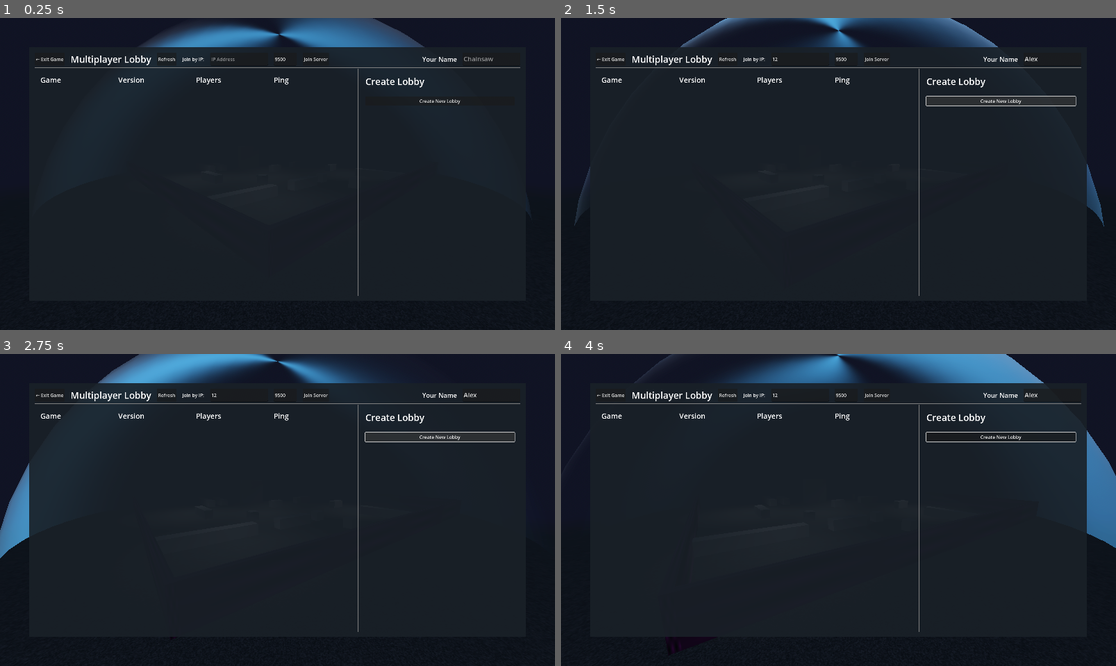
Above: before the commit, frames 1-4 (two rows, left to right).
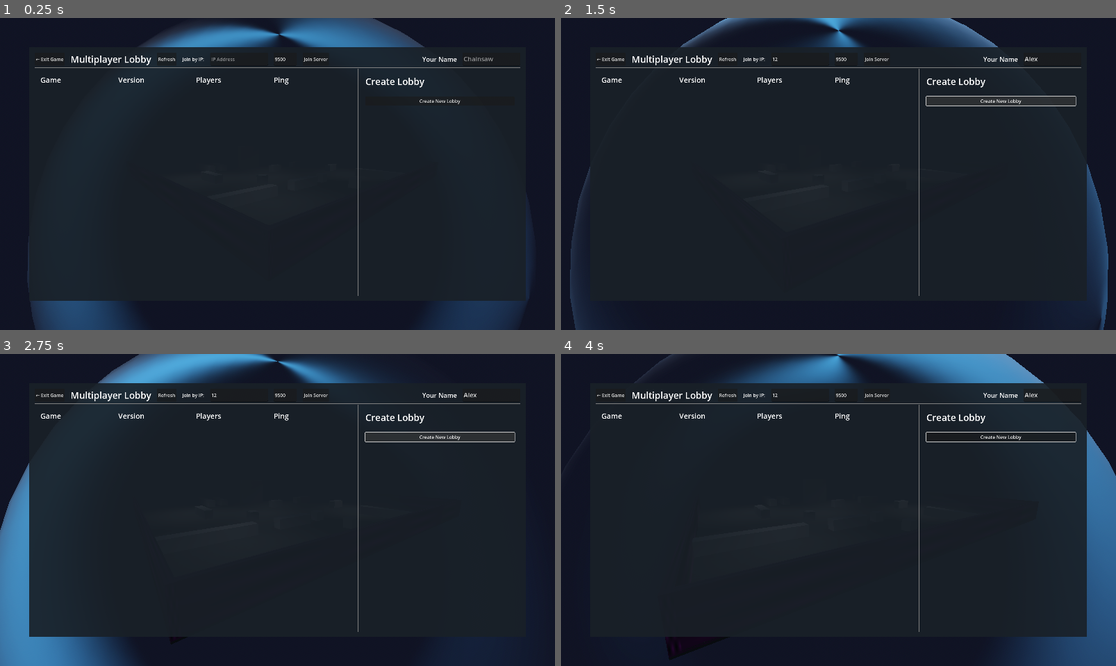
Above: after the commit, the same moments.

Repository: jamonholmgren/jammin_lobby
Game: Godot game, scene res://main.tscn
Two runs of this game, one before a commit and one after it. Both use one fixed random seed, a clock stepped at 60 frames per second and the inputs below. Sound files missing from this copy of the repository are replaced by a short silence.
Inputs (mouse positions are in pixels of both pictures, inside the frame that each line leads up to):
- Up to frame 1 (0.25 s): no input
- Up to frame 2 (1.5 s): click (799, 58) at 0.52 s; type "12" at 0.6 s; click (1054, 58) at 0.75 s; type "Alex" at 0.83 s; click "Create New Lobby" at 1.25 s
- Up to frame 3 (2.75 s): click "Create New Lobby" at 2 s
- Up to frame 4 (4 s): move the mouse to (960, 494) at 2.77 s; press the mouse at (960, 494) at 2.78 s; hold D (right) 2.78-3.53 s; move the mouse to (727, 525) at 3.52 s; release the mouse at (727, 525) at 3.53 s; hold S (back) from 3.53 s (still down); tap Shift (zoom_in) at 3.6 s

The runs differ from the first frame. In frame 1, 3.6% of the frame differs, in the area x 4-97%, y 61-100%; in frame 2, 2.4%; in frame 3, 4.8%, in the area x 0-96%, y 58-100%; in frame 4, 3.5%.

Commit message:
Tracks (WIP)

Diff:
--- a/scenes/level.tscn
+++ b/scenes/level.tscn
@@ -1,7 +1,8 @@
-[gd_scene load_steps=18 format=3 uid="uid://d3pjxi6563ipv"]
+[gd_scene load_steps=19 format=3 uid="uid://d3pjxi6563ipv"]
 
 [ext_resource type="Shader" uid="uid://sdxnw5vvlhl4" path="res://scenes/dome.gdshader" id="1_w8frs"]
 [ext_resource type="Script" uid="uid://dkgm43rno2pp2" path="res://scenes/spawn_point.gd" id="2_a7mro"]
+[ext_resource type="Script" uid="uid://b4km7cmcybydd" path="res://scenes/tracks.gd" id="2_ppgk2"]
 [ext_resource type="PackedScene" uid="uid://dokfft6qx37qt" path="res://scenes/smoke.tscn" id="2_w7c3h"]
 [ext_resource type="Script" uid="uid://ck0y2wef13yir" path="res://pathcamera.gd" id="4_mx8sn"]
 
@@ -121,9 +122,10 @@
 [node name="Obstacles" type="Node3D" parent="."]
 
 [node name="Floor" type="CSGBox3D" parent="Obstacles"]
+unique_name_in_owner = true
 transform = Transform3D(1, 0, 0, 0, 1, 0, 0, 0, 1, 0, -0.5, 0)
 use_collision = true
-size = Vector3(350, 1, 350)
+size = Vector3(200, 1, 200)
 material = SubResource("StandardMaterial3D_0tuir")
 
 [node name="Dome" type="MeshInstance3D" parent="Obstacles"]
@@ -237,6 +239,9 @@
 use_collision = true
 size = Vector3(6, 6, 48)
 material = SubResource("StandardMaterial3D_w8frs")
+
+[node name="Tracks" type="Node" parent="."]
+script = ExtResource("2_ppgk2")
 
 [node name="Tanks" type="Node3D" parent="."]
 unique_name_in_owner = true
--- a/scenes/tank.gd
+++ b/scenes/tank.gd
@@ -16,6 +16,7 @@
 @export var health: int = 50
 
 var can_fire = true
+var last_track_pos = Vector3.ZERO
 
 const MAX_STEER = 0.9
 const ENGINE_POWER = 4000
@@ -29,6 +30,16 @@
 	cam_pan.global_transform.basis = cam_global.global_transform.basis
 	rotate_toward_target(delta)
 	%EngineAudio.pitch_scale = (linear_velocity.length() / 100.0) + 0.5
+
+	# Add track marks if moving
+	if linear_velocity.length() > 1.0 and is_instance_valid(Tracks.instance):
+		# Get tank wheel positions
+		var wheel_positions = []
+		for wheel in [$VehicleWheel3D, $VehicleWheel3D2, $VehicleWheel3D3, $VehicleWheel3D4]:
+			wheel_positions.append(wheel.global_position)
+
+		# Update track marks
+		last_track_pos = Tracks.instance.add_track_marks(global_position, wheel_positions, last_track_pos)
 
 	# Only the host for this tank can move it, and only if the menu is not visible
 	if Lobby.id() != get_multiplayer_authority(): return
--- /dev/null
+++ b/scenes/tracks.gd
@@ -0,0 +1,78 @@
+class_name Tracks extends Node
+
+var floor_image_setup: bool = false
+var original_texture: Texture2D = null
+var floor_image: Image = null
+var floor_texture: ImageTexture = null  # This should be the ImageTexture, not the NoiseTexture2D
+@export var track_spacing: float = 0.5 # Minimum distance between track marks
+
+# Singleton pattern
+static var instance: Tracks
+
+func _ready() -> void:
+	instance = self
+	setup_floor()
+
+func setup_floor() -> void:
+	# Set up the floor for tracks
+	if floor_image_setup: return
+	# Wait for level to be fully initialized
+	await get_tree().process_frame
+
+	# Get the floor material and texture
+	var floor_node = Main.level.get_node("%Floor")
+	if floor_node == null:
+		print("Could not find floor node!")
+		return
+
+	original_texture = floor_node.material.albedo_texture
+	if original_texture == null:
+		print("Could not find floor texture!")
+		return
+
+	# Create a working copy of the image data that we can modify
+	floor_image = original_texture.get_image()
+	# Create a new ImageTexture from this image
+	floor_texture = ImageTexture.create_from_image(floor_image)
+	# Apply the new texture to the floor
+	floor_node.material.albedo_texture = floor_texture
+
+	floor_image_setup = true
+	print("Track system initialized!")
+
+# Call this from each tank when it moves
+func add_track_marks(tank_position: Vector3, wheel_positions: Array, last_track_pos: Vector3) -> Vector3:
+	# Check if tracks are enabled
+	if not floor_image_setup or floor_image == null: return tank_position
+
+	# Skip if tank hasn't moved enough since last tracks
+	if last_track_pos.distance_to(tank_position) < track_spacing: return last_track_pos
+
+	# Convert world position to texture coordinates
+	# Assuming the floor is centered at origin and has size from level.tscn
+	var floor_size: float = 350.0
+	var tex_size: int = floor_image.get_width()
+	var scale_factor: float = tex_size / floor_size
+
+	# Draw tracks at each wheel position
+	for wheel_pos in wheel_positions:
+		var tex_x: int = int((wheel_pos.z - floor_size/2) * scale_factor)
+		var tex_z: int = int((wheel_pos.x + floor_size/2) * scale_factor)
+
+		# Make sure we're within bounds
+		if tex_x < 0 or tex_x >= tex_size or tex_z < 0 or tex_z >= tex_size: continue
+
+		# Draw a small dark track at this position
+		var track_color: Color = Color(0.05, 0.05, 0.05, 1.0)
+		var track_size: int = 3
+		for x in range(-track_size, track_size + 1):
+			for z in range(-track_size, track_size + 1):
+				var px = tex_x + x
+				var pz = tex_z + z
+				if px >= 0 and px < tex_size and pz >= 0 and pz < tex_size:
+					floor_image.set_pixel(px, pz, track_color)
+
+	# Update the ImageTexture with the modified image
+	floor_texture.update(floor_image)
+
+	return tank_position # Return updated last position
Not shown, added: scenes/tracks.gd.uid
